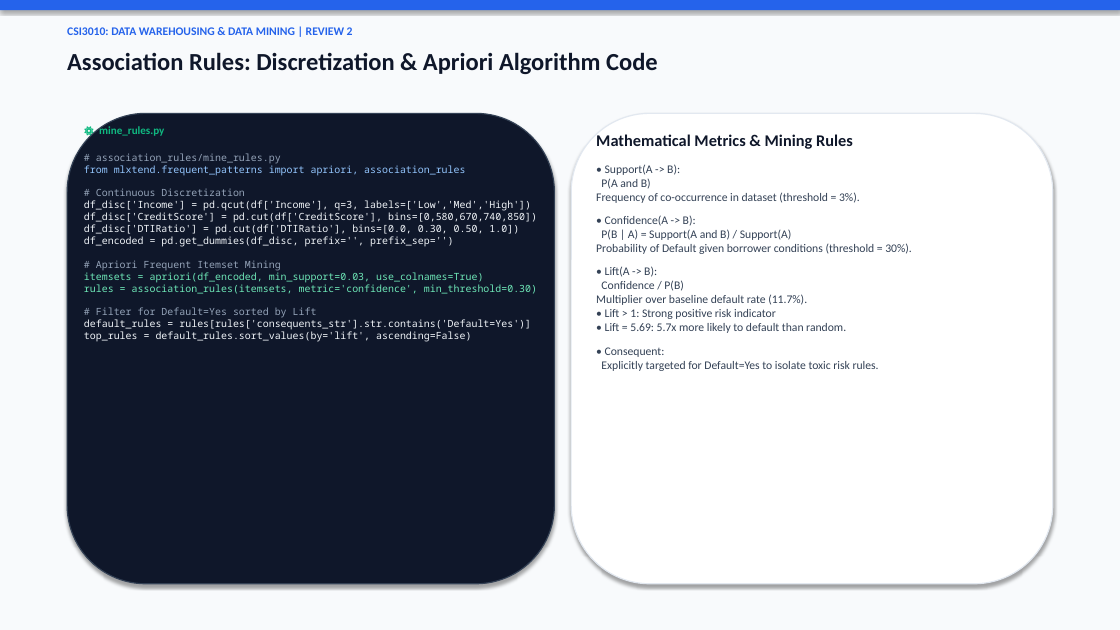
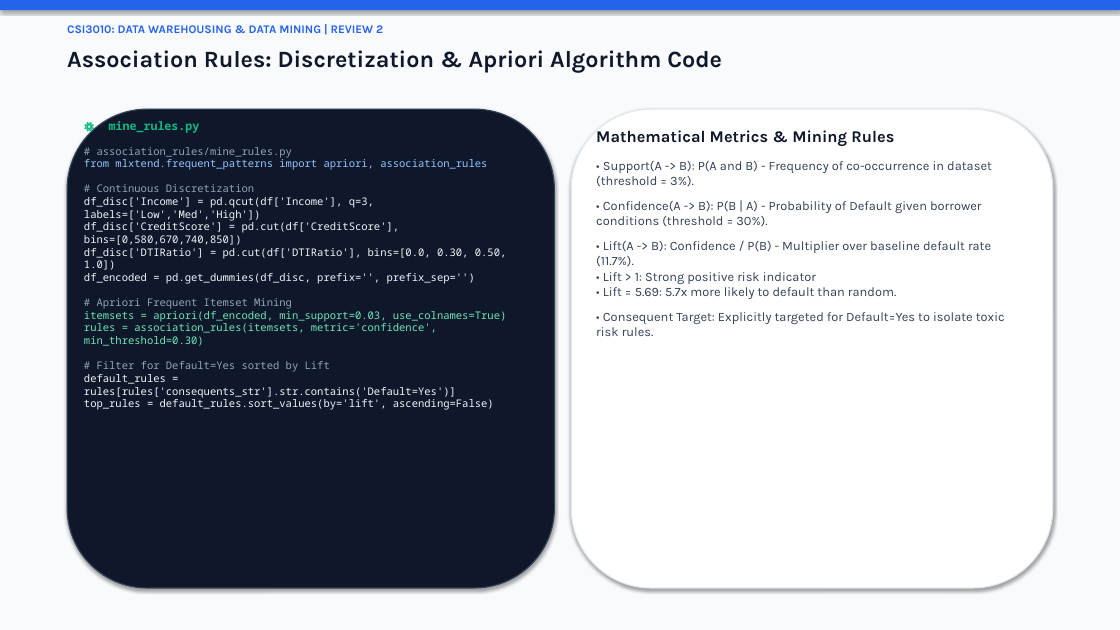
Before and after one commit to MahaprabhuK/Byte_Brigades_Loan_Default, a slide deck: slide 10 of Review2_ByteBrigades_LoanDefault.pptx. Drawn at 1120x630 pixels with LibreOffice and Linux fonts; fonts in the diff are those of the drawing. Boxes give left, top, right and bottom in pixels: in the first picture for what was removed or moved away, otherwise in the second. Text is boxed around its words. In the diff, an @@ line names an element or a change of style, - is before the commit and + after.

Commit message:
style(presentation): format with Segoe UI professional font, strict 12pt body text, and brief single-line points

```diff
--- a/Review2_ByteBrigades_LoanDefault.pptx
+++ b/Review2_ByteBrigades_LoanDefault.pptx
@@ text "CSI3010: DATA WAREHOUSING & DATA ..." at box(67, 25, 383, 33): font Calibri to Karla @@
@@ text "Association Rules: Discretization & Apriori ..." at box(67, 50, 722, 72): size 21 to 20 pt, font Calibri to Karla @@
@@ rounded rectangle: place and size @@
-rounded rectangle at box(67, 113, 555, 584)
+rounded rectangle at box(67, 109, 555, 588)
@@ text "⚙ mine_rules.py" at box(109, 121, 200, 133): size 9.5 to 10 pt, font Calibri to Noto Sans Mono @@
@@ rounded rectangle: place and size @@
-rounded rectangle at box(571, 113, 1053, 584)
+rounded rectangle at box(571, 109, 1053, 588)
@@ text "# association_rules/mine_rules.py" at box(84, 147, 507, 410): size 8.5 to 9 pt @@
@@ text at box(596, 130, 894, 146): font Calibri to Karla in "Mathematical Metrics & Mining Rules" @@
@@ text at box(596, 161, 1005, 336): text changed; size 10 to 11 pt; font Calibri to Karla @@
-• Support(A -> B):
-P(A and B)
-Frequency of co-occurrence in dataset (threshold = 3%).
-• Confidence(A -> B):
-P(B | A) = Support(A and B) / Support(A)
-Probability of Default given borrower conditions (threshold = 30%).
-• Lift(A -> B):
-Confidence / P(B)
-Multiplier over baseline default rate (11.7%).
-• Lift > 1: Strong positive risk indicator
-• Lift = 5.69: 5.7x more likely to default than random.
-• Consequent:
-Explicitly targeted for Default=Yes to isolate toxic risk rules.
+• Support(A -> B): P(A and B) - Frequency of co-occurrence in dataset (threshold = 3%).
+• Confidence(A -> B): P(B | A) - Probability of Default given borrower conditions (threshold = 30%).
+• Lift(A -> B): Confidence / P(B) - Multiplier over baseline default rate (11.7%).
+• Lift > 1: Strong positive risk indicator
+• Lift = 5.69: 5.7x more likely to default than random.
+• Consequent Target: Explicitly targeted for Default=Yes to isolate toxic risk rules.
```
Also in this commit, not shown: 13 other slides changed, 1 other file.
